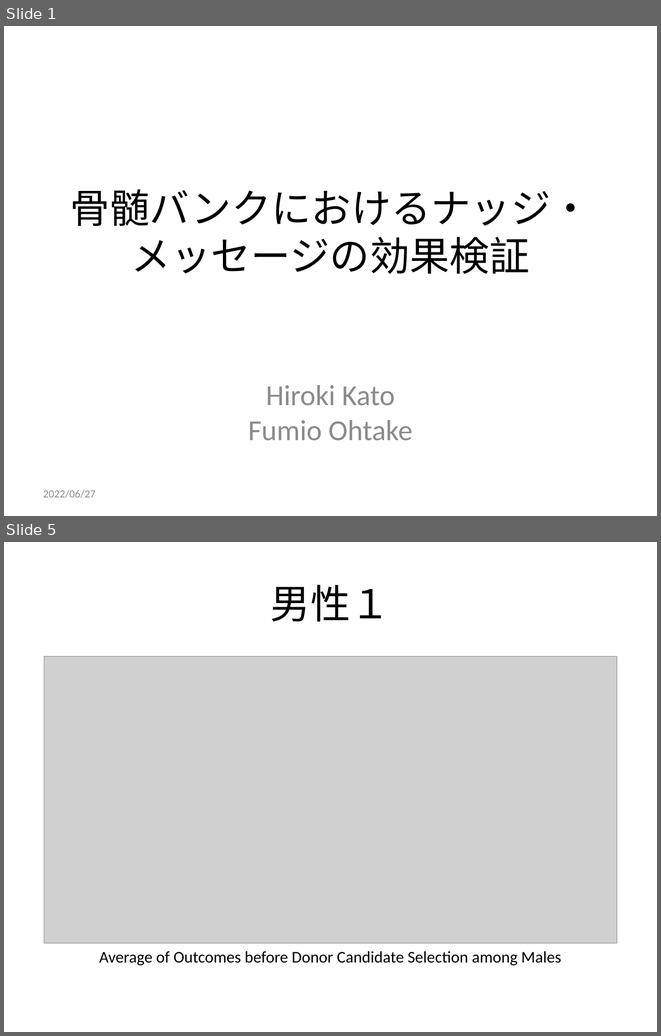
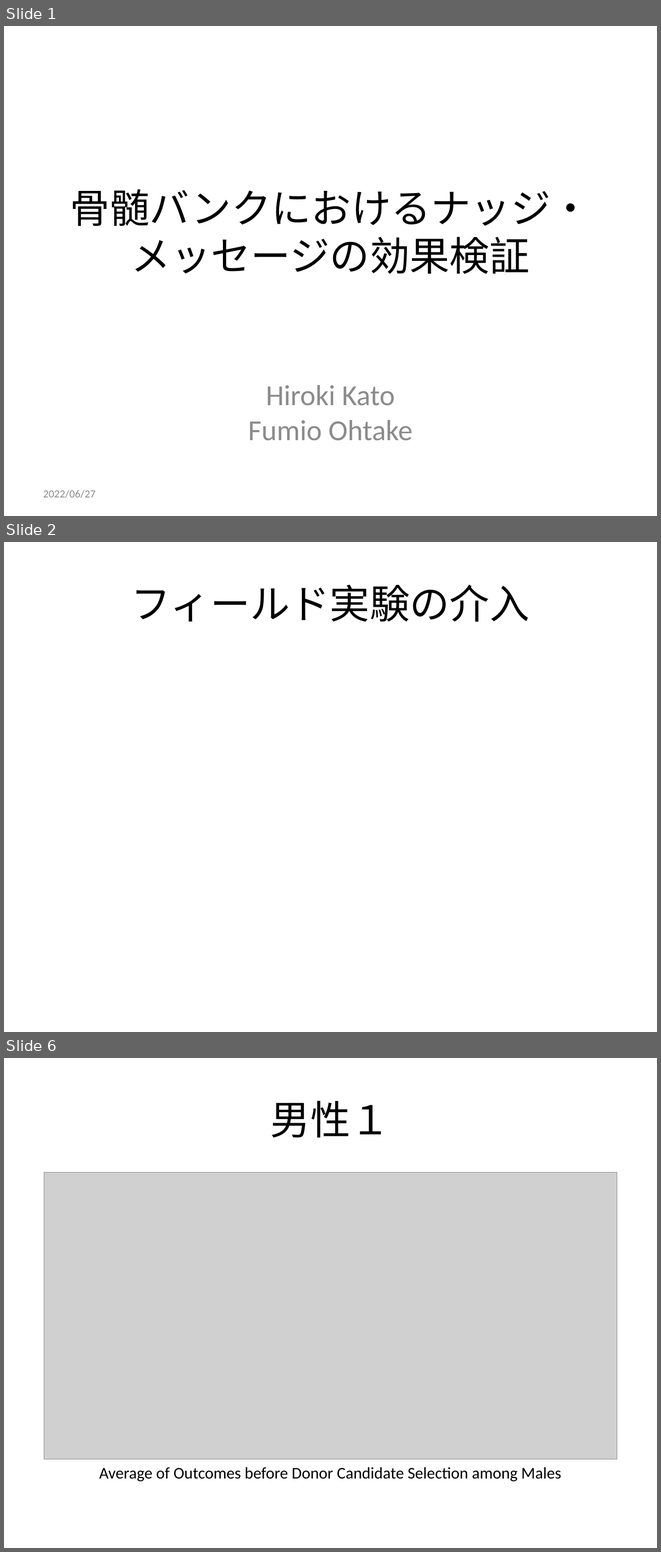
Before and after one commit to JMDP-behavioral-economics/RCT-Nudge, a slide deck: docs/pptx/report.pptx. Shown one above the other, each under a label of ours: slides 1 and 5 before the commit, slides 1, 2 and 6 after it; the slides between them are not shown. The pictures are 661x1036 and 661x1552 pixels, drawn with LibreOffice and Linux fonts; fonts in the diff are those of the drawing; grey boxes stand for pictures. Boxes give left, top, right and bottom in pixels: in the first picture for what was removed or moved away, otherwise in the second. Text is boxed around its words. In the diff, an @@ line names an element or a change of style, - is before the commit and + after.

```diff
--- a/docs/pptx/report.pptx
+++ b/docs/pptx/report.pptx
@@ slide 2 added at bbox=[4, 542, 657, 1032], background #FFFFFF @@
@@ title added at bbox=[131, 584, 529, 622], 44 pt, text #000000 @@
+フィールド実験の介入
@@ what was slide 5 is now slide 6 @@
```
Also in this commit, not shown: 1 other slide added, 1 slide removed, 1 other file.
